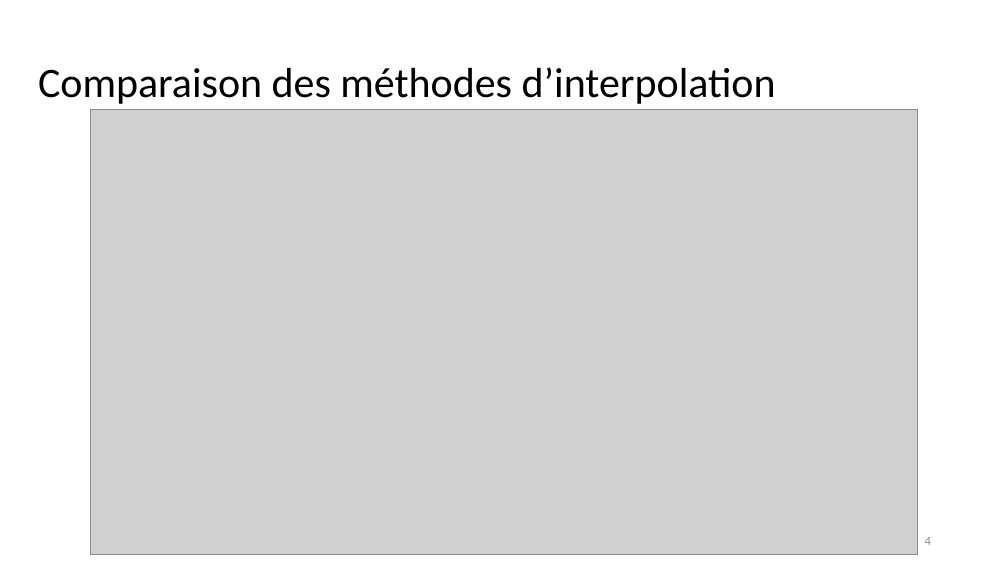
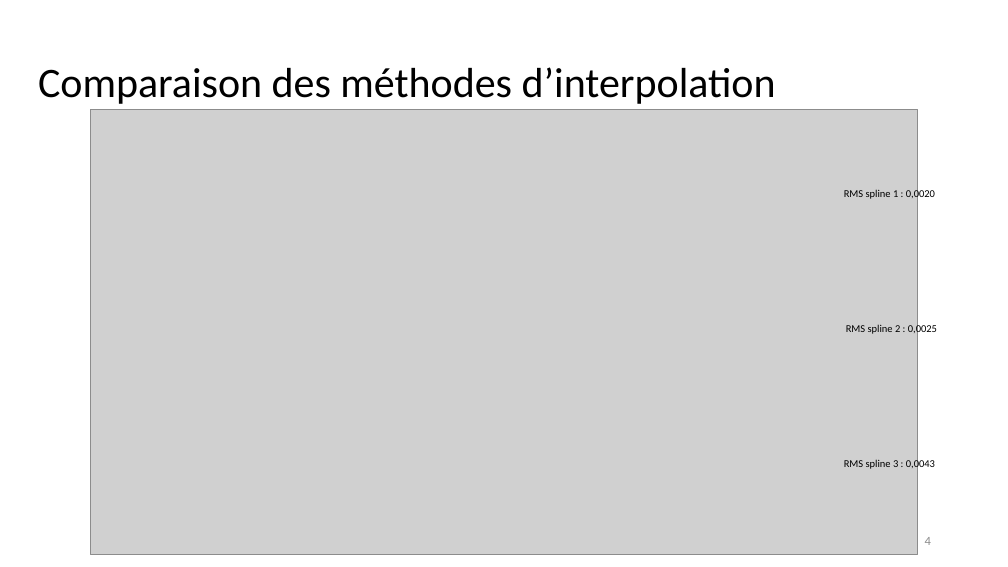
Before and after one commit to pgarneau/s4_app4, a slide deck: slide 4 of Présentation/Présentation_APP4S4.pptx. Drawn at 1008x567 pixels with LibreOffice and Linux fonts; fonts in the diff are those of the drawing; grey boxes stand for pictures; background and template pictures are left out. Boxes give left, top, right and bottom in pixels: in the first picture for what was removed or moved away, otherwise in the second. Text is boxed around its words. In the diff, an @@ line names an element or a change of style, - is before the commit and + after.

Commit message:
Updated pptx and added name and cip to all .m files

```diff
--- a/Présentation/Présentation_APP4S4.pptx
+++ b/Présentation/Présentation_APP4S4.pptx
@@ text added at (844, 188, 935, 200), 10 pt, text #000000 @@
+RMS spline 1 : 0,0020
@@ text added at (846, 323, 937, 335), 10 pt, text #000000 @@
+RMS spline 2 : 0,0025
@@ text added at (844, 458, 935, 470), 10 pt, text #000000 @@
+RMS spline 3 : 0,0043
```
Also in this commit, not shown: 8 other files.
